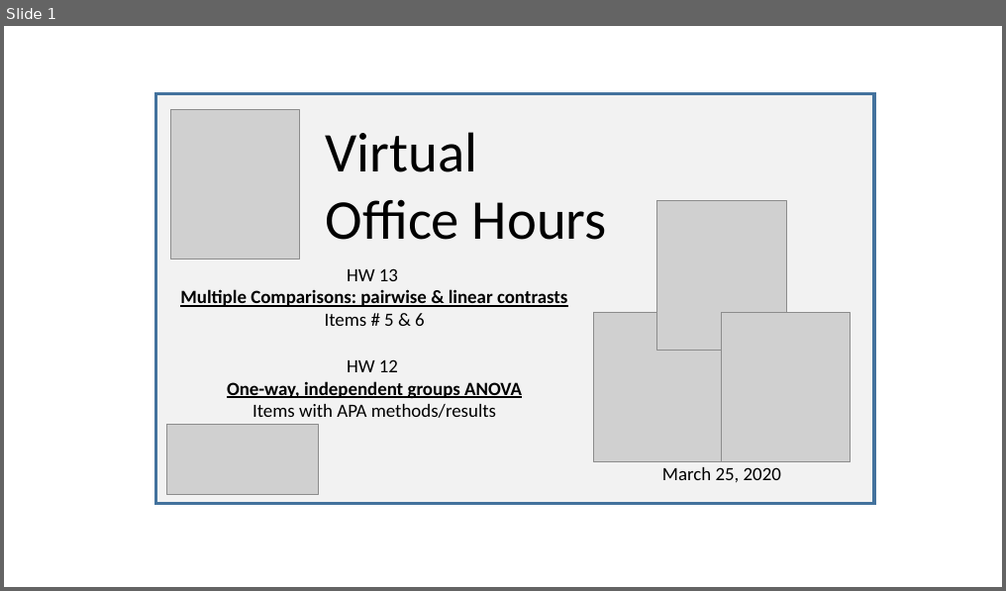
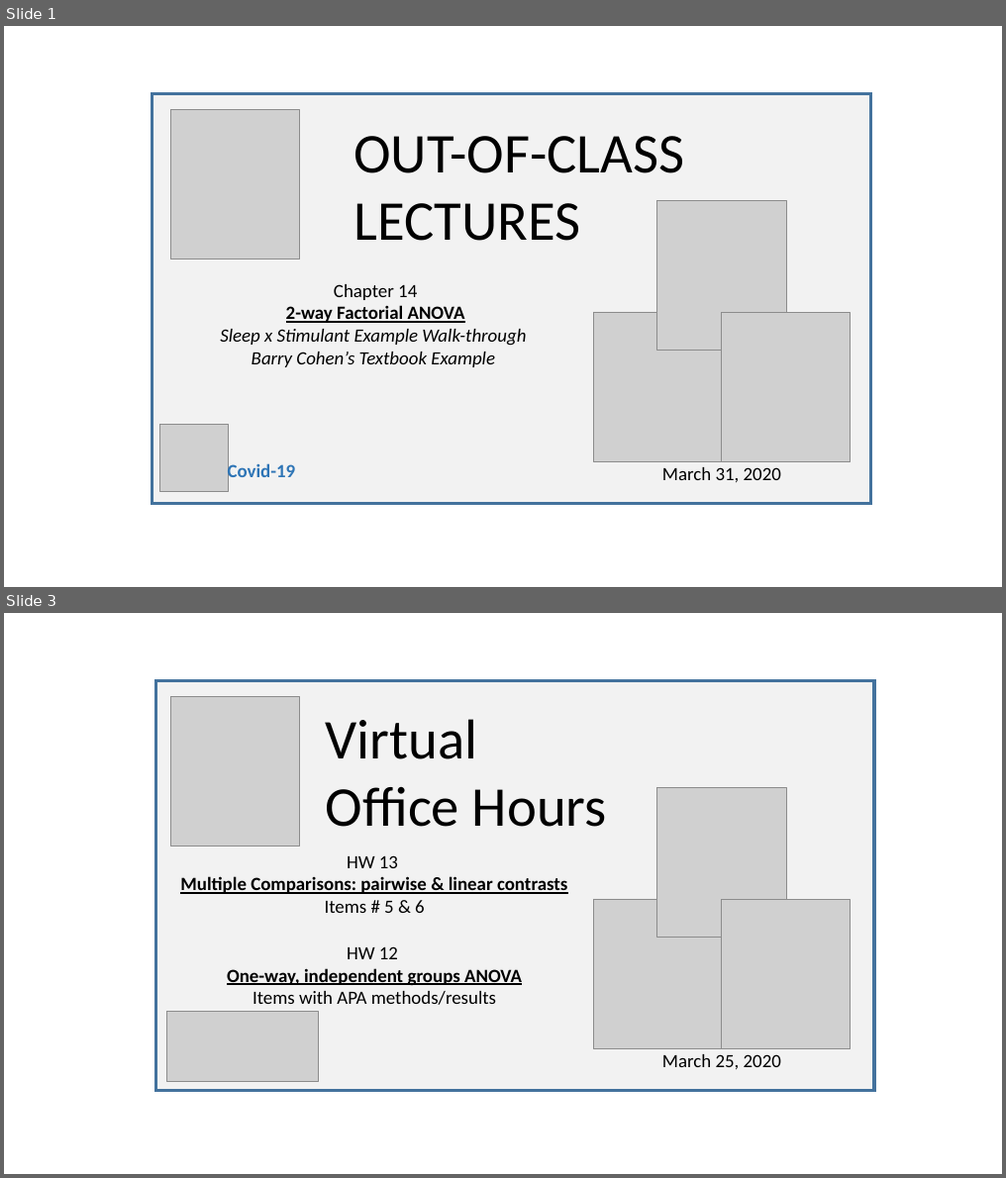
Before and after one commit to SarBearSchwartz/SarBearSchwartz.github.io, a slide deck: static/img/youtube_thumbnails/video_thumbnail_building.pptx. Shown one above the other, each under a label of ours: slide 1 before the commit, slides 1 and 3 after it; the slides between them are not shown. The pictures are 1006x591 and 1006x1178 pixels, drawn with LibreOffice and Linux fonts; fonts in the diff are those of the drawing; grey boxes stand for pictures. Boxes give left, top, right and bottom in pixels: in the first picture for what was removed or moved away, otherwise in the second. Text is boxed around its words. In the diff, an @@ line names an element or a change of style, - is before the commit and + after.

```diff
--- a/static/img/youtube_thumbnails/video_thumbnail_building.pptx
+++ b/static/img/youtube_thumbnails/video_thumbnail_building.pptx
@@ slide 1 added at [4, 26, 1002, 587], background #FFFFFF @@
@@ rectangle added at [152, 93, 871, 503], fill #F2F2F2, outline #43739E 3 pt @@
@@ picture added at [171, 110, 300, 260] @@
@@ text added at [353, 136, 684, 241], 54 pt, text #000000 @@
+OUT-OF-CLASS LECTURES
@@ picture added at [657, 201, 787, 351] @@
@@ text added at [220, 284, 526, 368], 18 pt, text #000000, italic @@
+Chapter 14
+2-way Factorial ANOVA
+Sleep x Stimulant Example Walk-through
+Barry Cohen’s Textbook Example
@@ picture added at [593, 312, 723, 462] @@
@@ picture added at [721, 313, 850, 463] @@
@@ picture added at [160, 424, 228, 491] @@
@@ text added at [228, 463, 296, 483], 18 pt, text #2E75B6, bold @@
+Covid-19
@@ text added at [662, 468, 781, 482], 18 pt, text #000000 @@
+March 31, 2020
@@ what was slide 1 is now slide 3 @@
```
Also in this commit, not shown: 1 other slide added, 2 other files.
